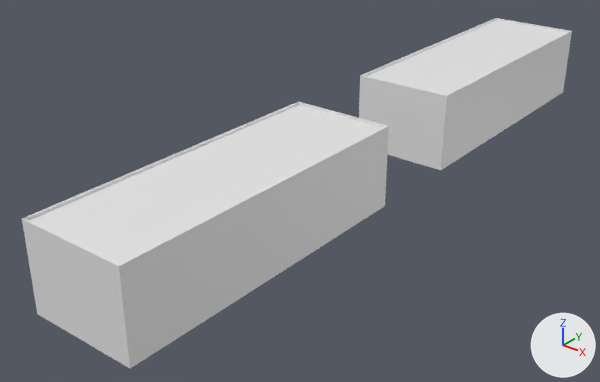
The Blender file blends/lvl4.blend: old version first, new version second.
Before and after are seen from a 50 mm camera at (82.0, -164.6, 68.1) aimed at (-7.9, -52.1, -1.6). Arrows for +X, +Y and +Z are at lower right; the lights stay in place.

Names of what the first picture shows: 'Куб', 'Куб.001'.
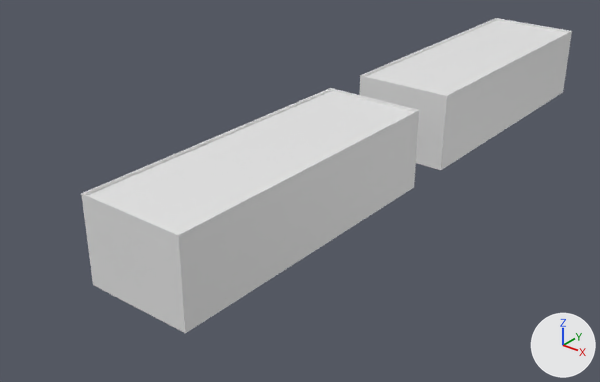
What the commit changed:
Object 'Куб.001' (ob_куб_001) moves from (0.0, -80.0, 10.0) to (0.0, -70.0, 10.0).

Pixel boxes (x1, y1, x2, y2) of what changed, in the pictures (600 x 382 px):
'Куб.001', moved
    before: (22, 102, 389, 368)
    after: (81, 88, 419, 333)
